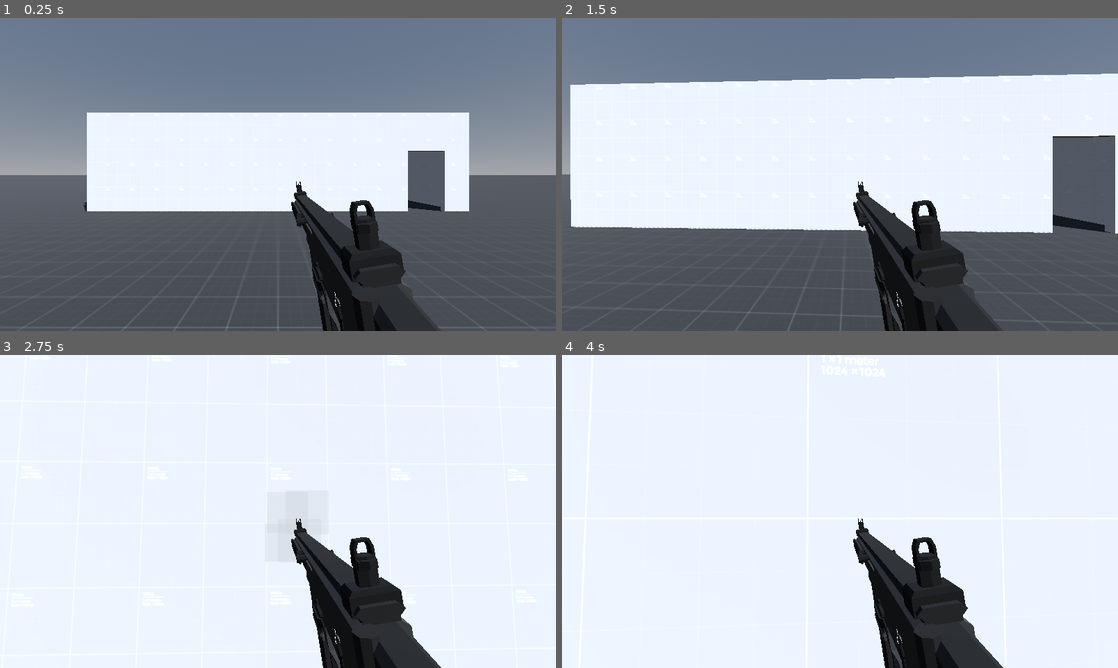
Above: before the commit, frames 1-4 (two rows, left to right).
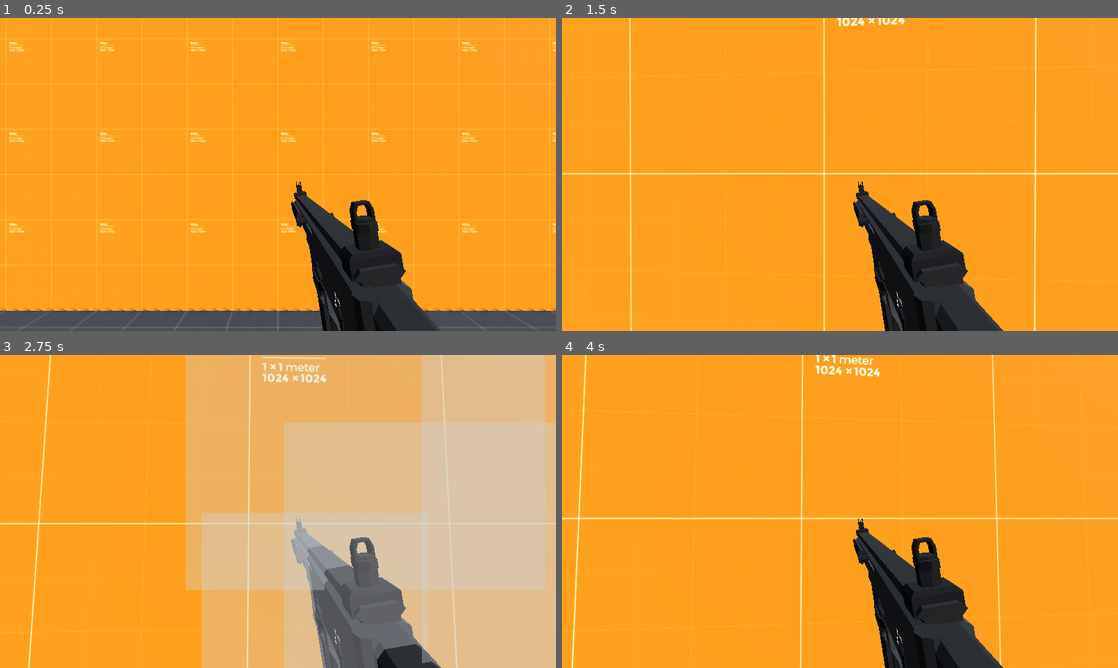
Above: after the commit, the same moments.

Repository: Ieida/Tactical-FPS-Godot
Game: Godot game, scene res://level_0/level_0.tscn
The game is run twice, just before and just after one commit, with the same random seed, the same clock (stepped at 60 frames per second) and the same inputs.
Inputs (mouse positions are in pixels of both pictures, inside the frame that each line leads up to):
- Up to frame 1 (0.25 s): no input
- Up to frame 2 (1.5 s): tap Enter at 0.5 s; move the mouse to (867, 174) at 0.52 s; hold W (move_forward) from 0.53 s (still down); right-click (867, 174) at 0.6 s; move the mouse to (812, 174) at 1.27 s; tap T (rack_slide) at 1.35 s
- Up to frame 3 (2.75 s): keep holding W (move_forward); move the mouse to (289, 505) at 2.02 s; click (289, 505) at 2.1 s
- Up to frame 4 (4 s): keep holding W (move_forward); move the mouse to (834, 517) at 2.77 s; right-click (834, 517) at 2.85 s; tap Space at 3.5 s; move the mouse to (878, 514) at 3.52 s; tap T (rack_slide) at 3.6 s

The runs differ from the first frame. In frame 1, 88% of the frame differs, in the area x 0-100%, y 0-94%; in frame 2, 94%; in frame 3, 99%, in the area x 0-100%, y 0-100%; in frame 4, 93%.

Commit message:
improvements to the test level and player

Diff:
--- a/level_0/level_0.tscn
+++ b/level_0/level_0.tscn
@@ -4,9 +4,9 @@
 [ext_resource type="Texture2D" uid="uid://c21jiwsaawmby" path="res://addons/kenney_prototype_textures/dark/texture_01.png" id="2_0o3qh"]
 [ext_resource type="Script" path="res://hitbox/hitbox.gd" id="2_hpmpi"]
 [ext_resource type="PackedScene" uid="uid://ebwds7eaxfnk" path="res://hit_particle_effects/hit_particle_effect.tscn" id="3_0r2ke"]
+[ext_resource type="Texture2D" uid="uid://bhfincabr2ivc" path="res://addons/kenney_prototype_textures/dark/texture_13.png" id="4_2w71m"]
 [ext_resource type="Texture2D" uid="uid://1bm83c3o22q0" path="res://addons/kenney_prototype_textures/orange/texture_01.png" id="4_btoih"]
 [ext_resource type="PackedScene" uid="uid://caglokhhtscog" path="res://shooting_target/shooting_target_set.tscn" id="4_ea6rt"]
-[ext_resource type="Texture2D" uid="uid://kcapgctfb5hw" path="res://addons/kenney_prototype_textures/light/texture_12.png" id="4_jxehm"]
 
 [sub_resource type="ProceduralSkyMaterial" id="ProceduralSkyMaterial_f6ngm"]
 
@@ -31,11 +31,11 @@
 data = PackedVector3Array(5000, 0, 5000, -5000, 0, 5000, 5000, 0, -5000, -5000, 0, 5000, -5000, 0, -5000, 5000, 0, -5000)
 
 [sub_resource type="StandardMaterial3D" id="StandardMaterial3D_bfrjj"]
-albedo_texture = ExtResource("4_jxehm")
+albedo_texture = ExtResource("4_btoih")
 uv1_triplanar = true
 
 [sub_resource type="StandardMaterial3D" id="StandardMaterial3D_dxbi6"]
-albedo_texture = ExtResource("4_btoih")
+albedo_texture = ExtResource("4_2w71m")
 uv1_triplanar = true
 
 [node name="Level0" type="Node3D"]
@@ -68,7 +68,7 @@
 [node name="House" type="Node3D" parent="Buildings"]
 
 [node name="CSGBox3D" type="CSGBox3D" parent="Buildings/House"]
-transform = Transform3D(1, 0, 0, 0, 1, 0, 0, 0, 1, 0, 2, -16)
+transform = Transform3D(1, 0, 0, 0, 1, 0, 0, 0, 1, 0, 2, -10)
 use_collision = true
 size = Vector3(15.5, 4, 15.5)
 material = SubResource("StandardMaterial3D_bfrjj")
@@ -78,25 +78,25 @@
 [node name="CSGBox3D" type="CSGBox3D" parent="Buildings/House/CSGBox3D"]
 transform = Transform3D(1, 0, 0, 0, 1, 0, 0, 0, 1, 3.8, 0, 3.8)
 operation = 2
-size = Vector3(7.5, 5, 7.5)
+size = Vector3(7, 5, 7)
 material = SubResource("StandardMaterial3D_bfrjj")
 
 [node name="CSGBox3D2" type="CSGBox3D" parent="Buildings/House/CSGBox3D"]
 transform = Transform3D(1, 0, 0, 0, 1, 0, 0, 0, 1, -3.8, 0, 3.8)
 operation = 2
-size = Vector3(7.5, 5, 7.5)
+size = Vector3(7, 5, 7)
 material = SubResource("StandardMaterial3D_bfrjj")
 
 [node name="CSGBox3D5" type="CSGBox3D" parent="Buildings/House/CSGBox3D"]
 transform = Transform3D(1, 0, 0, 0, 1, 0, 0, 0, 1, 3.8, 0, -3.8)
 operation = 2
-size = Vector3(7.5, 5, 7.5)
+size = Vector3(7, 5, 7)
 material = SubResource("StandardMaterial3D_bfrjj")
 
 [node name="CSGBox3D6" type="CSGBox3D" parent="Buildings/House/CSGBox3D"]
 transform = Transform3D(1, 0, 0, 0, 1, 0, 0, 0, 1, -3.8, 0, -3.8)
 operation = 2
-size = Vector3(7.5, 5, 7.5)
+size = Vector3(7, 5, 7)
 material = SubResource("StandardMaterial3D_bfrjj")
 
 [node name="CSGBox3D3" type="CSGBox3D" parent="Buildings/House/CSGBox3D"]
@@ -106,72 +106,64 @@
 material = SubResource("StandardMaterial3D_bfrjj")
 
 [node name="CSGBox3D4" type="CSGBox3D" parent="Buildings/House/CSGBox3D"]
-transform = Transform3D(1, 0, 0, 0, 1, 0, 0, 0, 1, 0.5, -0.8, 2)
+transform = Transform3D(1, 0, 0, 0, 1, 0, 0, 0, 1, 0, -0.9, 2)
 operation = 2
-size = Vector3(1.5, 2.5, 1.5)
+size = Vector3(1.5, 2.2, 1.5)
 material = SubResource("StandardMaterial3D_bfrjj")
 
 [node name="CSGBox3D7" type="CSGBox3D" parent="Buildings/House/CSGBox3D"]
-transform = Transform3D(1, 0, 0, 0, 1, 0, 0, 0, 1, -5.5, -0.8, 0)
+transform = Transform3D(1, 0, 0, 0, 1, 0, 0, 0, 1, -5.5, -0.9, 0)
 operation = 2
-size = Vector3(1.5, 2.5, 1.5)
+size = Vector3(1.5, 2.2, 1.5)
 material = SubResource("StandardMaterial3D_bfrjj")
 
 [node name="CSGBox3D8" type="CSGBox3D" parent="Buildings/House/CSGBox3D"]
-transform = Transform3D(1, 0, 0, 0, 1, 0, 0, 0, 1, 0.5, -0.8, -2)
+transform = Transform3D(1, 0, 0, 0, 1, 0, 0, 0, 1, 0, -0.9, -2)
 operation = 2
-size = Vector3(1.5, 2.5, 1.5)
+size = Vector3(1.5, 2.2, 1.5)
 material = SubResource("StandardMaterial3D_bfrjj")
 
 [node name="CSGBox3D9" type="CSGBox3D" parent="Buildings/House/CSGBox3D"]
-transform = Transform3D(1, 0, 0, 0, 1, 0, 0, 0, 1, 5.5, -0.8, 0)
+transform = Transform3D(1, 0, 0, 0, 1, 0, 0, 0, 1, 5.5, -0.9, 0)
 operation = 2
-size = Vector3(1.5, 2.5, 1.5)
+size = Vector3(1.5, 2.2, 1.5)
 material = SubResource("StandardMaterial3D_bfrjj")
 
 [node name="Target" parent="Buildings/House" instance=ExtResource("4_ea6rt")]
-transform = Transform3D(-0.707107, 0, 0.707107, 0, 1, 0, -0.707107, 0, -0.707107, 1.51424, 0, -10.23)
+transform = Transform3D(1, 0, 0, 0, 1, 0, 0, 0, 1, 6.01606, 0, -12.4355)
 
 [node name="Target2" parent="Buildings/House" instance=ExtResource("4_ea6rt")]
-transform = Transform3D(-0.707107, 0, 0.707107, 0, 1, 0, -0.707107, 0, -0.707107, -6.13241, -4.76837e-07, -9.89168)
+transform = Transform3D(-0.707107, 0, 0.707107, 0, 1, 0, -0.707107, 0, -0.707107, -4.93568, -4.76837e-07, -11.2729)
 
-[node name="Target3" parent="Buildings/House" instance=ExtResource("4_ea6rt")]
-transform = Transform3D(0.707107, 0, -0.707107, 0, 1, 0, 0.707107, 0, 0.707107, -1.23248, -4.76837e-07, -22.1945)
-
-[node name="Target4" parent="Buildings/House" instance=ExtResource("4_ea6rt")]
-transform = Transform3D(0.707107, 0, 0.707107, 0, 1, 0, -0.707107, 0, 0.707107, -6.01812, -4.76837e-07, -22.0858)
-
-[node name="Target5" parent="Buildings/House" instance=ExtResource("4_ea6rt")]
-transform = Transform3D(0.707107, 0, 0.707107, 0, 1, 0, -0.707107, 0, 0.707107, 1.64236, -4.76837e-07, -22.087)
-
-[node name="Obstacle" type="CSGBox3D" parent="Buildings/House"]
-transform = Transform3D(0.707107, 0, -0.707107, 0, 1, 0, 0.707107, 0, 0.707107, -5.74411, 0.5, -10.2862)
+[node name="Obstacle" type="CSGBox3D" parent="Buildings/House/Target2"]
+transform = Transform3D(-1, 0, 0, 0, 1, 0, 0, 0, -1, 0.00439739, 0.4, 0.553537)
 use_collision = true
-size = Vector3(1, 1, 0.5)
+size = Vector3(1, 0.8, 0.5)
 material = SubResource("StandardMaterial3D_dxbi6")
 script = ExtResource("2_hpmpi")
 hit_particle_effects = ExtResource("3_0r2ke")
 
-[node name="Obstacle2" type="CSGBox3D" parent="Buildings/House"]
-transform = Transform3D(-0.707107, 0, -0.707107, 0, 1, 0, 0.707107, 0, -0.707107, -5.52213, 0.5, -21.5679)
+[node name="Target3" parent="Buildings/House" instance=ExtResource("4_ea6rt")]
+transform = Transform3D(0.965926, 0, -0.258819, 0, 1, 0, 0.258819, 0, 0.965926, -1.85431, -2.38418e-07, -22.0158)
+
+[node name="Target4" parent="Buildings/House" instance=ExtResource("4_ea6rt")]
+transform = Transform3D(0.965926, 0, 0.258819, 0, 1, 0, -0.258819, 0, 0.965926, -5.4551, -4.76837e-07, -21.5754)
+
+[node name="Obstacle2" type="CSGBox3D" parent="Buildings/House/Target4"]
+transform = Transform3D(-1, 0, 2.98023e-08, 0, 1, 0, -2.98023e-08, 0, -1, -0.0154943, 0.4, 0.716928)
 use_collision = true
-size = Vector3(1, 1, 0.5)
+size = Vector3(1, 0.8, 0.5)
 material = SubResource("StandardMaterial3D_dxbi6")
 script = ExtResource("2_hpmpi")
 hit_particle_effects = ExtResource("3_0r2ke")
 
-[node name="Obstacle3" type="CSGBox3D" parent="Buildings/House"]
-transform = Transform3D(-0.707107, 0, 0.707107, 0, 1, 0, -0.707107, 0, -0.707107, -1.76314, 0.5, -21.7189)
+[node name="Target5" parent="Buildings/House" instance=ExtResource("4_ea6rt")]
+transform = Transform3D(1, 0, 0, 0, 1, 0, 0, 0, 1, 3.75479, -4.76837e-07, -22.24)
+
+[node name="Obstacle4" type="CSGBox3D" parent="Buildings/House/Target5"]
+transform = Transform3D(-1, 0, 0, 0, 1, 0, 0, 0, -1, 0.035059, 0.4, 0.728732)
 use_collision = true
-size = Vector3(1, 1, 0.5)
-material = SubResource("StandardMaterial3D_dxbi6")
-script = ExtResource("2_hpmpi")
-hit_particle_effects = ExtResource("3_0r2ke")
-
-[node name="Obstacle4" type="CSGBox3D" parent="Buildings/House"]
-transform = Transform3D(-0.707107, 0, -0.707107, 0, 1, 0, 0.707107, 0, -0.707107, 2.18244, 0.5, -21.5965)
-use_collision = true
-size = Vector3(1, 1, 0.5)
+size = Vector3(1, 0.8, 0.5)
 material = SubResource("StandardMaterial3D_dxbi6")
 script = ExtResource("2_hpmpi")
 hit_particle_effects = ExtResource("3_0r2ke")
--- a/player/player.tscn
+++ b/player/player.tscn
@@ -224,6 +224,8 @@
 [node name="CharacterBody3D" type="CharacterBody3D" parent="." node_paths=PackedStringArray("camera")]
 script = ExtResource("2_bxk1o")
 camera = NodePath("Node3D/PlayerCamera")
+max_speed = 2.0
+speed = 2.0
 
 [node name="CollisionShape3D" type="CollisionShape3D" parent="CharacterBody3D"]
 transform = Transform3D(1, 0, 0, 0, 1, 0, 0, 0, 1, 0, 0.25, 0)
